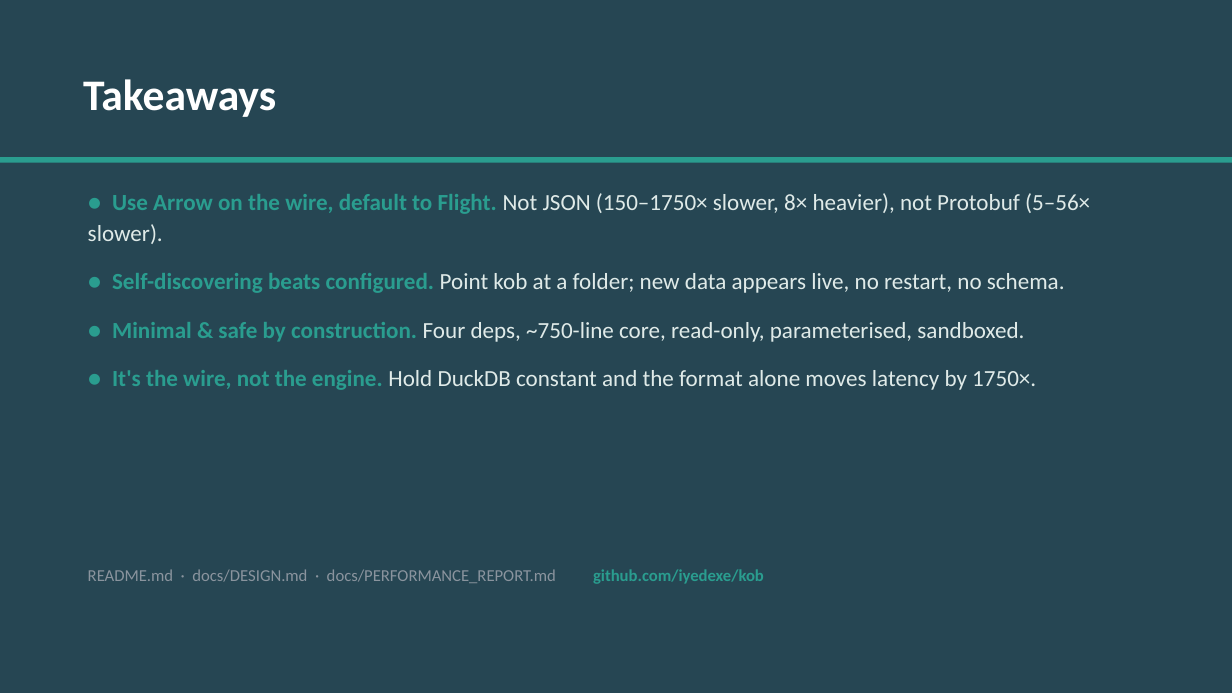
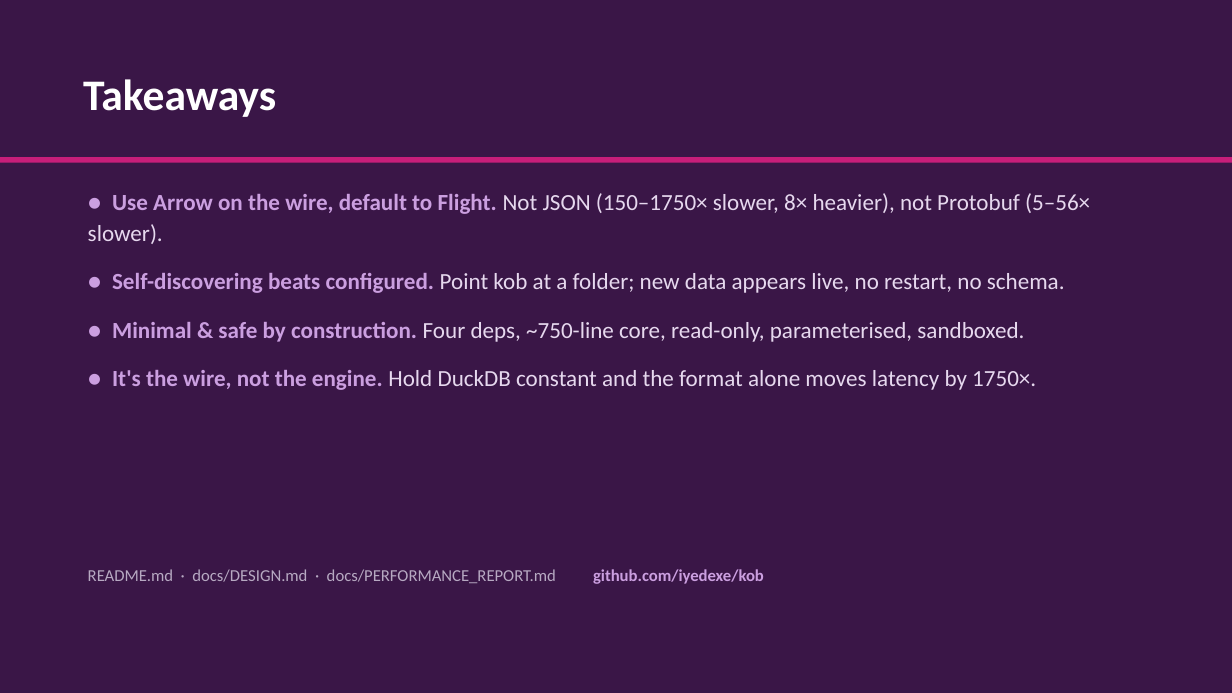
Before and after one commit to iyedexe/kob, a slide deck: slide 9 of presentation/kob.pptx. Drawn at 1232x693 pixels with LibreOffice and Linux fonts; fonts in the diff are those of the drawing. Boxes give left, top, right and bottom in pixels: in the first picture for what was removed or moved away, otherwise in the second. Text is boxed around its words. In the diff, an @@ line names an element or a change of style, - is before the commit and + after.

```diff
--- a/presentation/kob.pptx
+++ b/presentation/kob.pptx
@@ rectangle at [0,0,1232,693]: fill #264653 to #3A1647 @@
@@ rectangle at [0,157,1232,163]: fill #2A9D8F to #C71E7A @@
@@ text "● Use Arrow on the ..." at [88,193,1090,390]: text colour #2A9D8F to #CB9FE0 in "● Use Arrow on the wire, default ...", "● Self-discovering beats configured.", "● Minimal & safe by construction.", "● It's the wire, not the engine."; text colour #DFEAE8 to #E6D8EE in "Not JSON (150–1750× slower, 8× heavier), not ...", "Point kob at a folder; new data ...", "Four deps, ~750-line core, read-only, parameterised, sandbox ...", "Hold DuckDB constant and the format alone ..." @@
@@ text "README.md · docs/DESIGN.md · docs/PERFORMANCE_REPORT.md ..." at [88,569,764,584]: text colour #8A949E to #B7A9C2 in "README.md · docs/DESIGN.md · docs/PERFORMANCE_REPORT.md"; text colour #2A9D8F to #CB9FE0 in "github.com/iyedexe/kob" @@
```
Also in this commit, not shown: 8 other slides changed, 3 other files.
